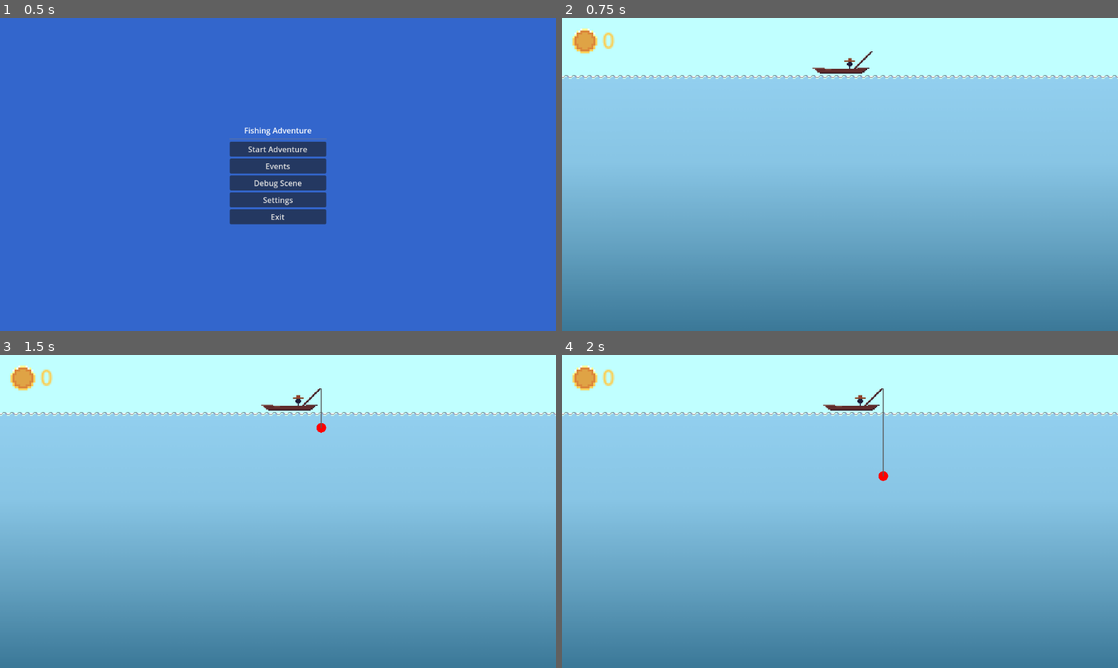
Above: before the commit, frames 1-4 (two rows, left to right).
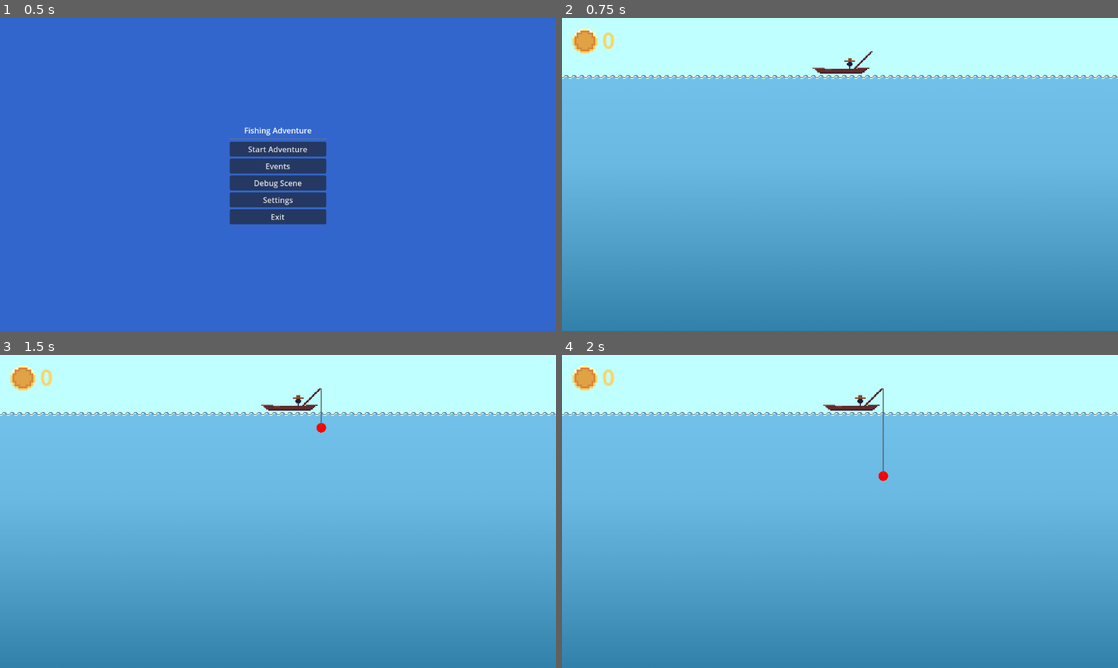
Above: after the commit, the same moments.

Repository: Gugaapo/fishing_game
Game: Godot game, scene res://scenes/main_menu.tscn
Same seed, same stepped clock (60 frames per second), same inputs: the game is played once before the commit and once after it.
Inputs (mouse positions are in pixels of both pictures, inside the frame that each line leads up to):
- Up to frame 1 (0.5 s): no input
- Up to frame 2 (0.75 s): click "Debug Scene" at 0.5 s
- Up to frame 3 (1.5 s): tap Enter (ui_accept) at 1.25 s; move the mouse to (400, 495) at 1.27 s; hold Right (ui_right) from 1.28 s (still down); tap Z (fish) at 1.35 s; click (400, 495) at 1.42 s
- Up to frame 4 (2 s): keep holding Right (ui_right); tap Enter (ui_accept) at 1.52 s

Frame 1 is identical in both runs. In frame 2, 45% of the frame differs, in the area x 0-100%, y 18-64%; in frame 3, 44%; in frame 4, 44%.

Commit message:
add music

Diff:
--- a/scenes/fishing_scene/debug_scene.tscn
+++ b/scenes/fishing_scene/debug_scene.tscn
@@ -170,7 +170,7 @@
 shape = SubResource("WorldBoundaryShape2D_ttqpa")
 
 [node name="TileMap" type="TileMap" parent="."]
-modulate = Color(1, 1, 1, 0.462745)
+modulate = Color(1, 1, 1, 0.603922)
 z_index = 1
 tile_set = SubResource("TileSet_g7faa")
 format = 2
--- a/scenes/levels/abyss.tscn
+++ b/scenes/levels/abyss.tscn
@@ -9,8 +9,8 @@
 [ext_resource type="PackedScene" uid="uid://bdiusbl1svca8" path="res://scenes/fishing_scene/fishes/fish_espadim.tscn" id="6_1w4kv"]
 [ext_resource type="PackedScene" uid="uid://cdnqtebfupj62" path="res://scenes/fishing_scene/boat.tscn" id="7_8hjxw"]
 [ext_resource type="Texture2D" uid="uid://c57ixg36kb8qw" path="res://assets/gradients/gradient.png" id="8_xrc45"]
-[ext_resource type="AudioStream" uid="uid://i0ajtculjn50" path="res://assets/music/Music_Theme1.wav" id="9_w4050"]
 [ext_resource type="PackedScene" uid="uid://c21t1t84okty6" path="res://scenes/UI_scenes/money_display.tscn" id="10_xfpj3"]
+[ext_resource type="AudioStream" uid="uid://c1ypkchxptsrx" path="res://assets/music/MusicTheme5_AbyssalSea.wav" id="11_g56a4"]
 
 [sub_resource type="WorldBoundaryShape2D" id="WorldBoundaryShape2D_g56bj"]
 distance = -11.0
@@ -181,6 +181,7 @@
 
 [node name="Background" type="ColorRect" parent="."]
 z_index = -1
+layout_mode = 0
 offset_left = -473.0
 offset_top = -175.0
 offset_right = 420.0
@@ -202,10 +203,6 @@
 scale = Vector2(0.37375, 0.239583)
 texture = ExtResource("8_xrc45")
 
-[node name="AudioStreamPlayer2D" type="AudioStreamPlayer2D" parent="."]
-stream = ExtResource("9_w4050")
-autoplay = true
-
 [node name="MoneyDisplay" parent="." instance=ExtResource("10_xfpj3")]
 layout_mode = 1
 offset_left = -277.0
@@ -213,3 +210,8 @@
 offset_right = -277.0
 offset_bottom = -48.0
 scale = Vector2(0.639153, 0.639153)
+
+[node name="AudioStreamPlayer2D" type="AudioStreamPlayer2D" parent="."]
+stream = ExtResource("11_g56a4")
+volume_db = -0.02
+autoplay = true
--- a/scenes/levels/coral.tscn
+++ b/scenes/levels/coral.tscn
@@ -9,8 +9,8 @@
 [ext_resource type="PackedScene" uid="uid://bdiusbl1svca8" path="res://scenes/fishing_scene/fishes/fish_espadim.tscn" id="5_a2u1f"]
 [ext_resource type="PackedScene" uid="uid://cdnqtebfupj62" path="res://scenes/fishing_scene/boat.tscn" id="6_kilog"]
 [ext_resource type="Texture2D" uid="uid://c57ixg36kb8qw" path="res://assets/gradients/gradient.png" id="7_3jlgq"]
-[ext_resource type="AudioStream" uid="uid://i0ajtculjn50" path="res://assets/music/Music_Theme1.wav" id="8_nu8jo"]
 [ext_resource type="PackedScene" uid="uid://c21t1t84okty6" path="res://scenes/UI_scenes/money_display.tscn" id="9_se7x2"]
+[ext_resource type="AudioStream" uid="uid://b4m282wbaaxem" path="res://assets/music/MusicTheme2_CoralSea.wav" id="10_ory0c"]
 
 [sub_resource type="WorldBoundaryShape2D" id="WorldBoundaryShape2D_fdkpb"]
 distance = -11.0
@@ -181,6 +181,7 @@
 
 [node name="Background" type="ColorRect" parent="."]
 z_index = -1
+layout_mode = 0
 offset_left = -473.0
 offset_top = -175.0
 offset_right = 420.0
@@ -203,7 +204,7 @@
 texture = ExtResource("7_3jlgq")
 
 [node name="AudioStreamPlayer2D" type="AudioStreamPlayer2D" parent="."]
-stream = ExtResource("8_nu8jo")
+stream = ExtResource("10_ory0c")
 autoplay = true
 
 [node name="MoneyDisplay" parent="." instance=ExtResource("9_se7x2")]
--- a/scenes/levels/ice.tscn
+++ b/scenes/levels/ice.tscn
@@ -9,8 +9,8 @@
 [ext_resource type="PackedScene" uid="uid://bdiusbl1svca8" path="res://scenes/fishing_scene/fishes/fish_espadim.tscn" id="5_ohxkw"]
 [ext_resource type="PackedScene" uid="uid://cdnqtebfupj62" path="res://scenes/fishing_scene/boat.tscn" id="6_fc1wi"]
 [ext_resource type="Texture2D" uid="uid://c57ixg36kb8qw" path="res://assets/gradients/gradient.png" id="7_27brl"]
-[ext_resource type="AudioStream" uid="uid://i0ajtculjn50" path="res://assets/music/Music_Theme1.wav" id="8_441gs"]
 [ext_resource type="PackedScene" uid="uid://c21t1t84okty6" path="res://scenes/UI_scenes/money_display.tscn" id="9_d27g4"]
+[ext_resource type="AudioStream" uid="uid://bkuca5jelqb5i" path="res://assets/music/MusicTheme4_IceSea.wav" id="10_x7bsw"]
 
 [sub_resource type="WorldBoundaryShape2D" id="WorldBoundaryShape2D_sv0v7"]
 distance = -11.0
@@ -182,6 +182,7 @@
 
 [node name="Background" type="ColorRect" parent="."]
 z_index = -1
+layout_mode = 0
 offset_left = -473.0
 offset_top = -175.0
 offset_right = 420.0
@@ -204,7 +205,7 @@
 texture = ExtResource("7_27brl")
 
 [node name="AudioStreamPlayer2D" type="AudioStreamPlayer2D" parent="."]
-stream = ExtResource("8_441gs")
+stream = ExtResource("10_x7bsw")
 autoplay = true
 
 [node name="MoneyDisplay" parent="." instance=ExtResource("9_d27g4")]
--- a/scenes/levels/volcano.tscn
+++ b/scenes/levels/volcano.tscn
@@ -9,8 +9,8 @@
 [ext_resource type="PackedScene" uid="uid://bdiusbl1svca8" path="res://scenes/fishing_scene/fishes/fish_espadim.tscn" id="5_03ryb"]
 [ext_resource type="PackedScene" uid="uid://cdnqtebfupj62" path="res://scenes/fishing_scene/boat.tscn" id="6_t8ki5"]
 [ext_resource type="Texture2D" uid="uid://c57ixg36kb8qw" path="res://assets/gradients/gradient.png" id="7_d2dr8"]
-[ext_resource type="AudioStream" uid="uid://i0ajtculjn50" path="res://assets/music/Music_Theme1.wav" id="8_ebhjt"]
 [ext_resource type="PackedScene" uid="uid://c21t1t84okty6" path="res://scenes/UI_scenes/money_display.tscn" id="9_f3cmu"]
+[ext_resource type="AudioStream" uid="uid://dd1st7ktuecqt" path="res://assets/music/MusicTheme3_WarmWaters.wav" id="10_qo5tu"]
 
 [sub_resource type="WorldBoundaryShape2D" id="WorldBoundaryShape2D_gykbv"]
 distance = -11.0
@@ -181,6 +181,7 @@
 
 [node name="Background" type="ColorRect" parent="."]
 z_index = -1
+layout_mode = 0
 offset_left = -473.0
 offset_top = -175.0
 offset_right = 420.0
@@ -203,7 +204,7 @@
 texture = ExtResource("7_d2dr8")
 
 [node name="AudioStreamPlayer2D" type="AudioStreamPlayer2D" parent="."]
-stream = ExtResource("8_ebhjt")
+stream = ExtResource("10_qo5tu")
 autoplay = true
 
 [node name="MoneyDisplay" parent="." instance=ExtResource("9_f3cmu")]
Not shown, added: assets/music/MusicTheme2_CoralSea.wav.import
Not shown, added: assets/music/MusicTheme3_WarmWaters.wav.import
Not shown, added: assets/music/MusicTheme4_IceSea.wav.import
Not shown, added: assets/music/MusicTheme5_AbyssalSea.wav.import
Not shown, added: assets/music/MusicTheme2_CoralSea.wav
Not shown, added: assets/music/MusicTheme3_WarmWaters.wav
Not shown, added: assets/music/MusicTheme4_IceSea.wav
Not shown, added: assets/music/MusicTheme5_AbyssalSea.wav
